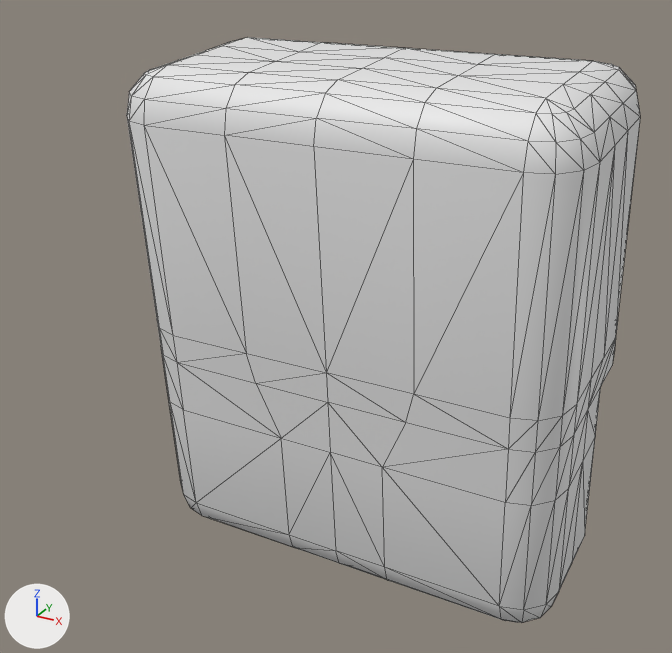
The FBX model GraphicResource/Weapon/Player_Bag/BackPack_Anim.fbx as it was, and as the next commit left it.
One viewpoint serves both versions: a 50 mm lens placed at (39.3, -68.9, 39.8), pointed at (0.7, 1.3, 4.7). Arrows for +X, +Y and +Z are at lower left; the lights stay in place. Both versions are drawn at frame 1 of the action 'Take 001'; the numbers are the values there. Mesh edges are drawn as thin lines.

Names of what the first picture shows: 'Backpack'.
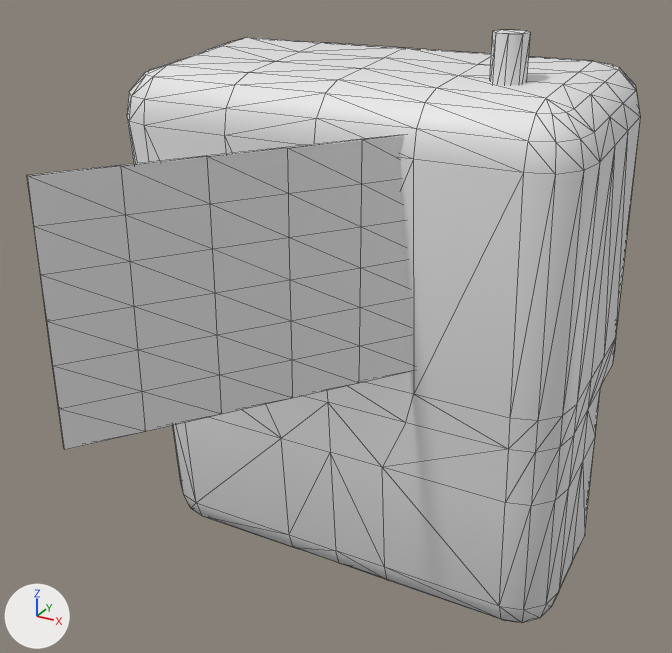
Changed parts and their boxes [x1, y1, x2, y2] in the pictures (672 x 653 px):
```json
{"object": "Poll", "change": "moved, turned, rescaled", "after": [27, 30, 530, 450], "on screen": "not visible before"}
```

The change, as JSON lines over the scene's bpy script:
```json
{"op": "set", "path": "ob_poll.scale", "old": "(0.5, 0.5, 0.5)", "new": "(1.0, 1.0, 1.0)"}
{"op": "set", "path": "ob_poll.location", "old": "(22.58, 22.79, 10.76)", "new": "(45.16, 22.79, 15.2)"}
{"op": "set", "path": "ob_poll.rotation_euler", "old": "(0.0, 0.0, 3.142)", "new": "(0.0, 0.0, -2.182)", "note": "degrees (0, 0, 180) -> degrees (0, 0, -125)"}
```
